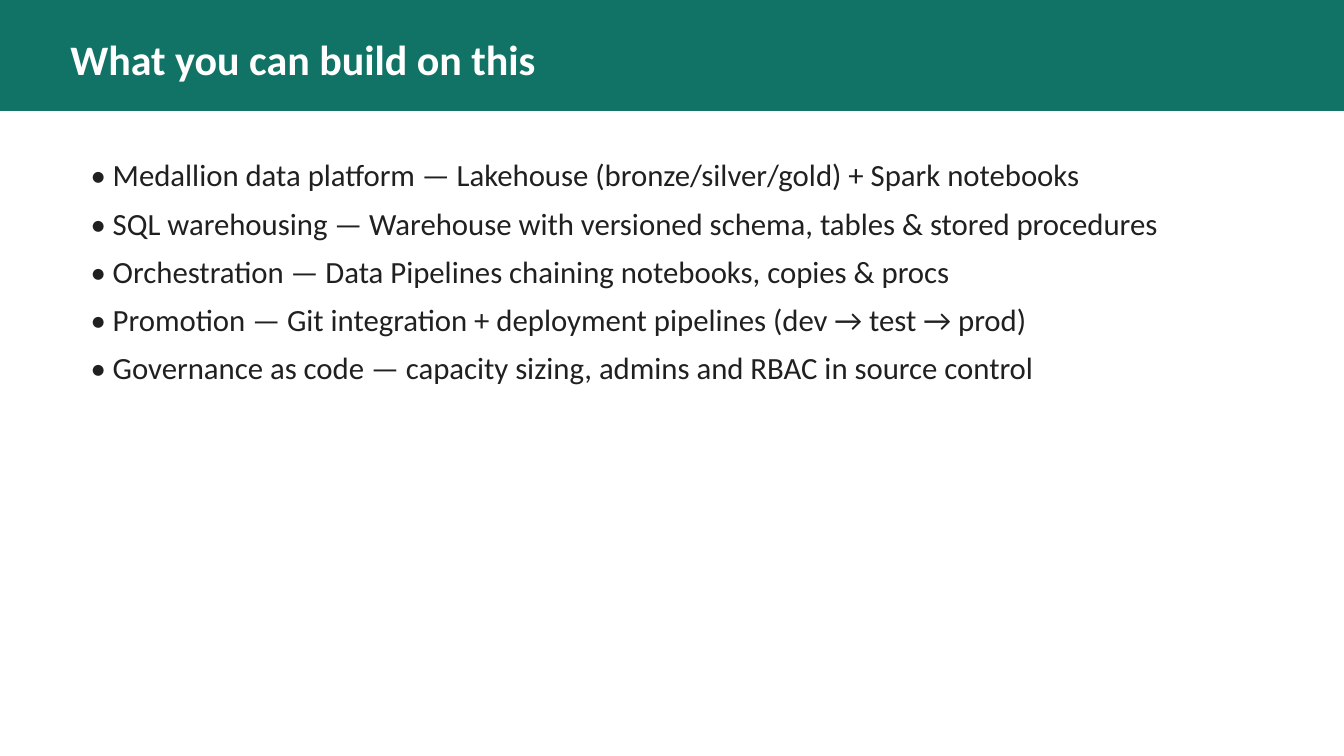
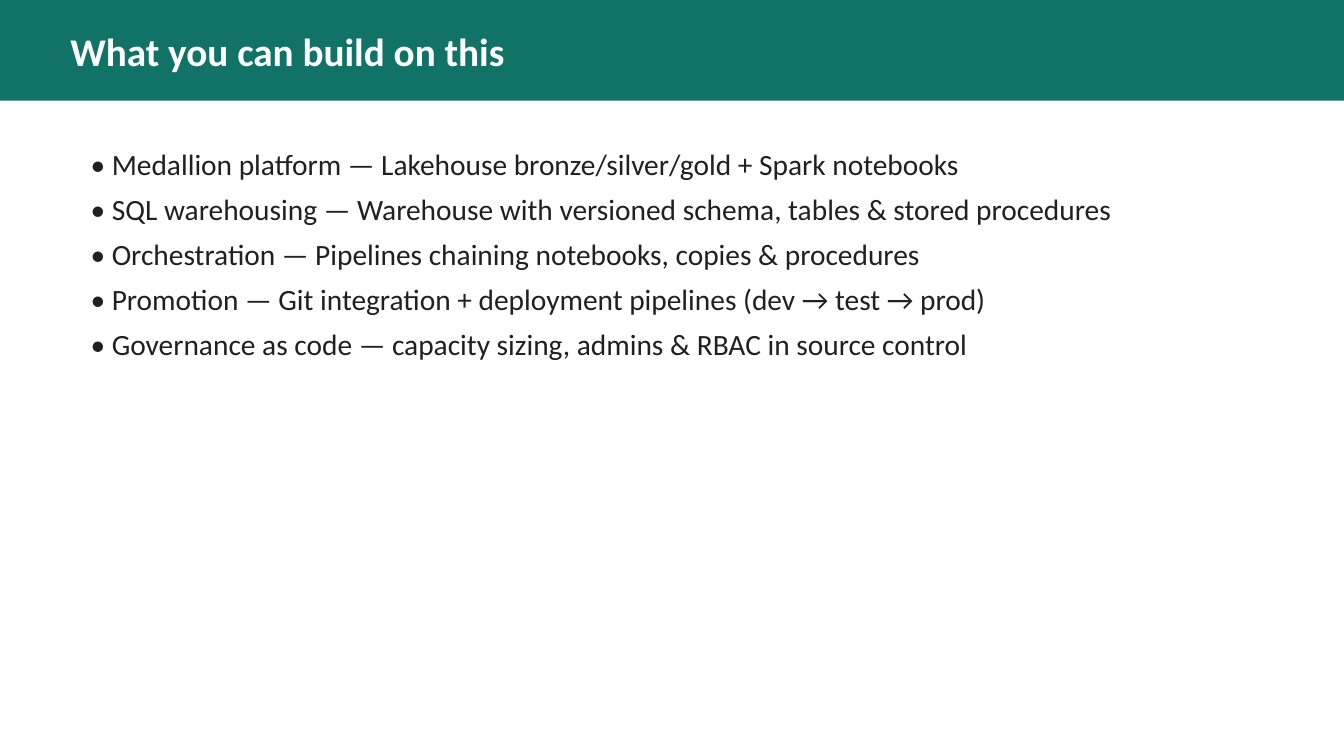
Before and after one commit to melabadi/fabric-as-code, a slide deck: slide 13 of docs/Fabric-as-Code.pptx (slide 10 before the commit). Drawn at 1344x756 pixels with LibreOffice and Linux fonts; fonts in the diff are those of the drawing. Boxes give left, top, right and bottom in pixels: in the first picture for what was removed or moved away, otherwise in the second. Text is boxed around its words. In the diff, an @@ line names an element or a change of style, - is before the commit and + after.

```diff
--- a/docs/Fabric-as-Code.pptx
+++ b/docs/Fabric-as-Code.pptx
@@ rectangle: place and size @@
-rectangle at (0, 0, 1344, 111)
+rectangle at (0, 0, 1344, 101)
@@ text "What you can build on ..." at (70, 38, 505, 72): size 30 to 28 pt @@
@@ text "• Medallion platform — Lakehouse ...": place and size @@
-text "• Medallion platform — Lakehouse ..." at (113, 163, 1158, 385)
+text "• Medallion platform — Lakehouse ..." at (112, 154, 1111, 360)
@@ text at (112, 154, 958, 180): text changed; size 22 to 21 pt @@
-• Medallion data platform — Lakehouse (bronze/silver/gold) + Spark notebooks
+• Medallion platform — Lakehouse bronze/silver/gold + Spark notebooks
@@ text at (112, 199, 1111, 315): size 22 to 21 pt in "• SQL warehousing — Warehouse with versioned ...", "• Promotion — Git integration + deployment ..."; less space between paragraphs @@
@@ text at (112, 244, 920, 270): text changed; size 22 to 21 pt @@
-• Orchestration — Data Pipelines chaining notebooks, copies & procs
+• Orchestration — Pipelines chaining notebooks, copies & procedures
@@ text at (112, 334, 967, 360): text changed; size 22 to 21 pt @@
-• Governance as code — capacity sizing, admins and RBAC in source control
+• Governance as code — capacity sizing, admins & RBAC in source control
```
Also in this commit, not shown: 7 other slides changed, 5 slides added, 2 slides removed, 4 other files.
